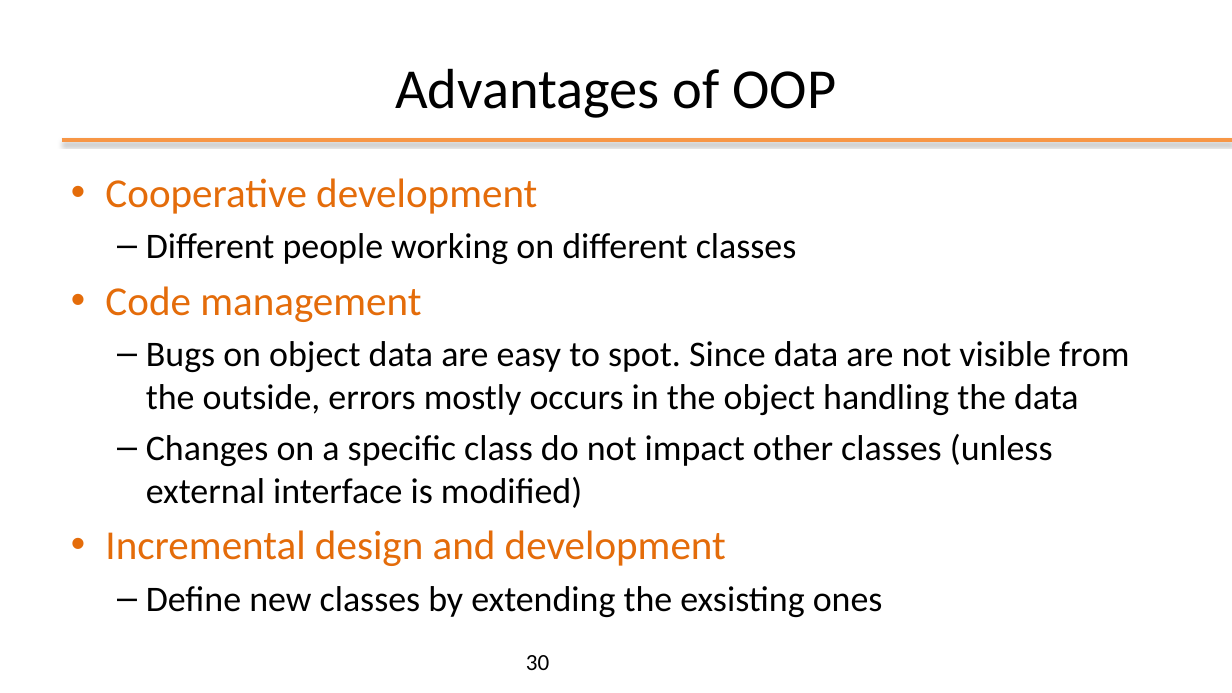
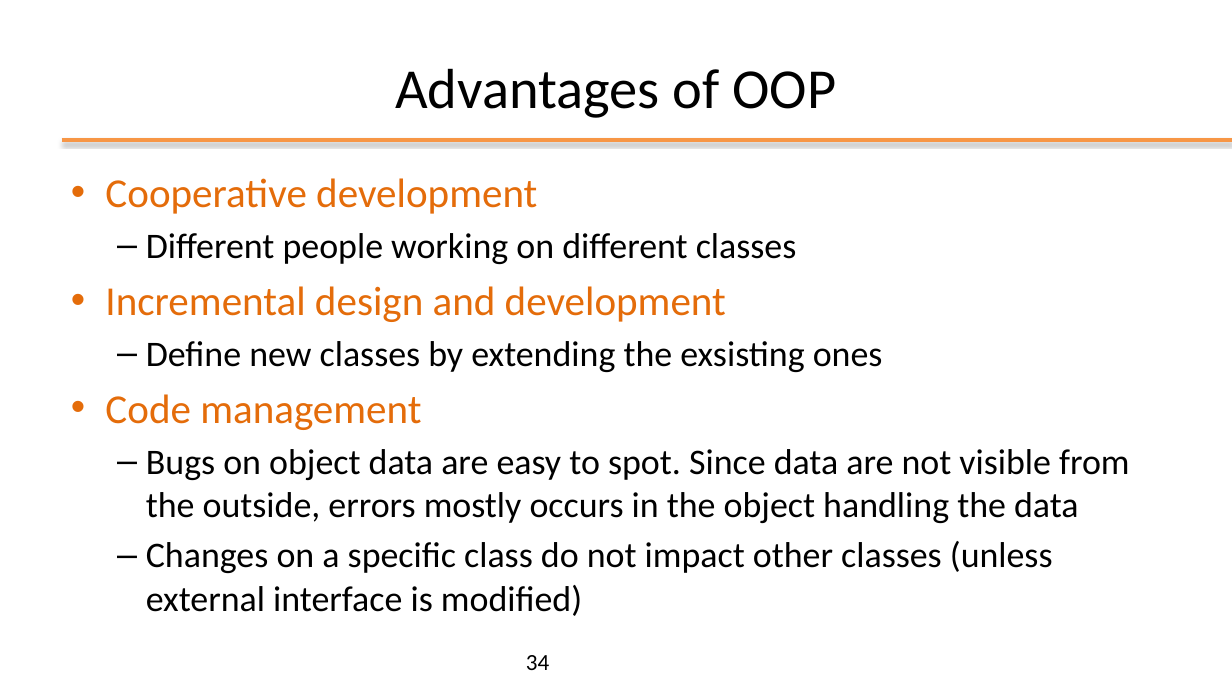
Before and after one commit to plctechnician/ooprogramming, a slide deck: slide 34 of java/slides/ppt/01 - Java From Functions to Objects.pptx (slide 30 before the commit). Drawn at 1232x693 pixels with LibreOffice and Linux fonts; fonts in the diff are those of the drawing; background and template pictures are left out. Boxes give left, top, right and bottom in pixels: in the first picture for what was removed or moved away, otherwise in the second. Text is boxed around its words. In the diff, an @@ line names an element or a change of style, - is before the commit and + after.

```diff
--- a/java/slides/ppt/01 - Java From Functions to Objects.pptx
+++ b/java/slides/ppt/01 - Java From Functions to Objects.pptx
@@ text at (x1=105, y1=286, x2=883, y2=372): paragraphs added @@
+• Incremental design and development
+  – Define new classes by extending the exsisting ones
@@ text at (x1=105, y1=530, x2=883, y2=617): paragraphs removed @@
-• Incremental design and development
-  – Define new classes by extending the exsisting ones
@@ page number at (x1=526, y1=655, x2=549, y2=670): text changed @@
-30
+34
```
Also in this commit, not shown: 3 other slides changed, 8 slides added, 4 slides removed, 4 other files.
